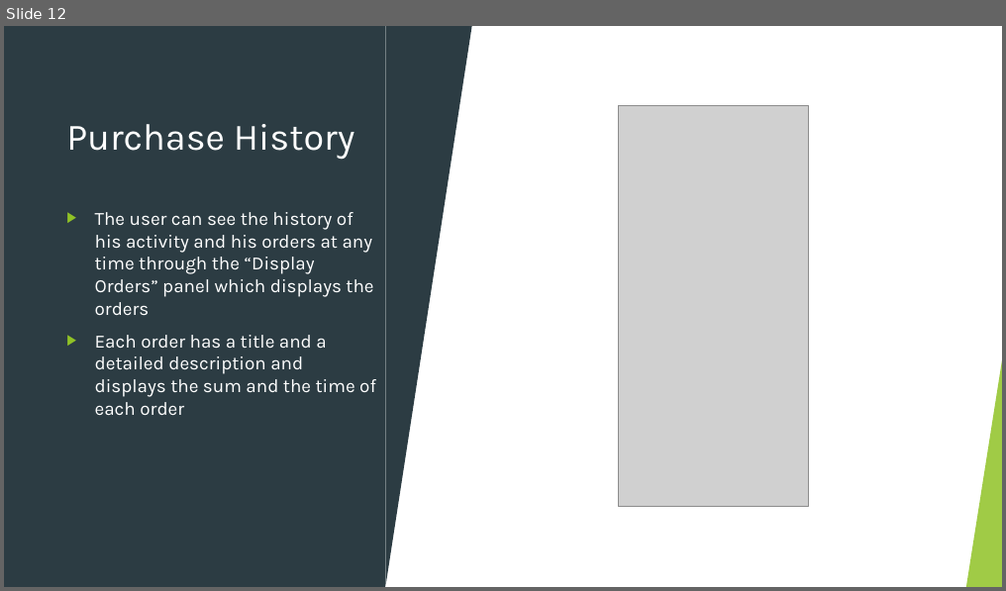
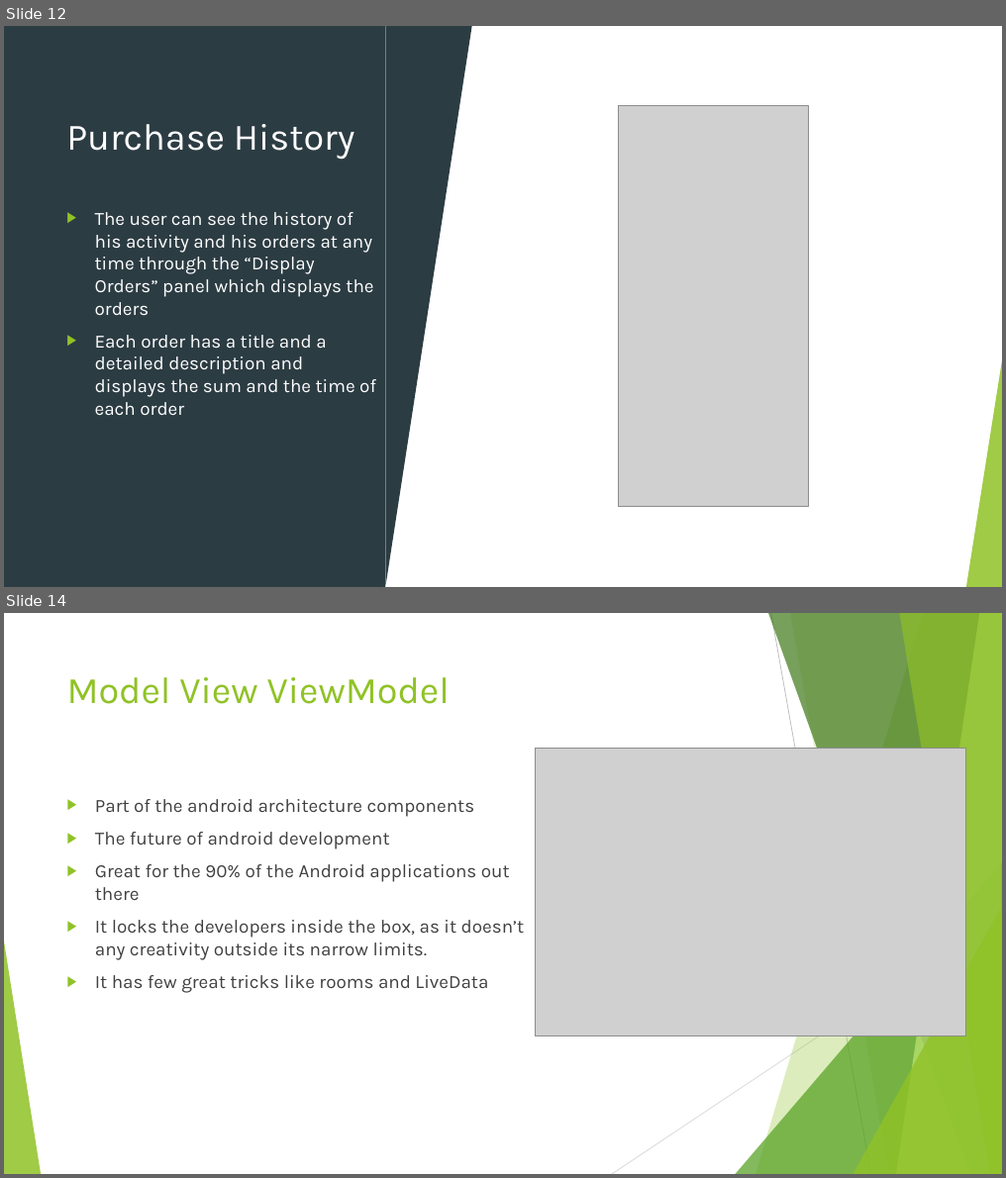
Before and after one commit to Exarchias/shoppingApplication, a slide deck: materials for presentations etc/Shopping App Presentation.odp. Shown one above the other, each under a label of ours: slide 12 before the commit, slides 12 and 14 after it; the slides between them are not shown. The pictures are 1006x591 and 1006x1178 pixels, drawn with LibreOffice and Linux fonts; fonts in the diff are those of the drawing; grey boxes stand for pictures. Boxes give left, top, right and bottom in pixels: in the first picture for what was removed or moved away, otherwise in the second. Text is boxed around its words. In the diff, an @@ line names an element or a change of style, - is before the commit and + after.

```diff
--- a/materials for presentations etc/Shopping App Presentation.odp
+++ b/materials for presentations etc/Shopping App Presentation.odp
@@ slide 14 added at (4,613,1002,1174), background #FFFFFF; not listed: 10 template elements that a slide beside it also shows @@
@@ title added at (67,677,450,704), 36 pt, text #90C226 @@
+Model View ViewModel
@@ picture added at (536,748,966,1036) @@
@@ text added at (95,799,525,993), 18 pt, text #404040 @@
+▶ Part of the android architecture components
+▶ The future of android development
+▶ Great for the 90% of the Android applications out there
+▶ It locks the developers inside the box, as it doesn’t any creativity outside its narrow limits.
+▶ It has few great tricks like rooms and LiveData
```
Also in this commit, not shown: 1 slide changed, 2 other slides added, 3 slides removed.
